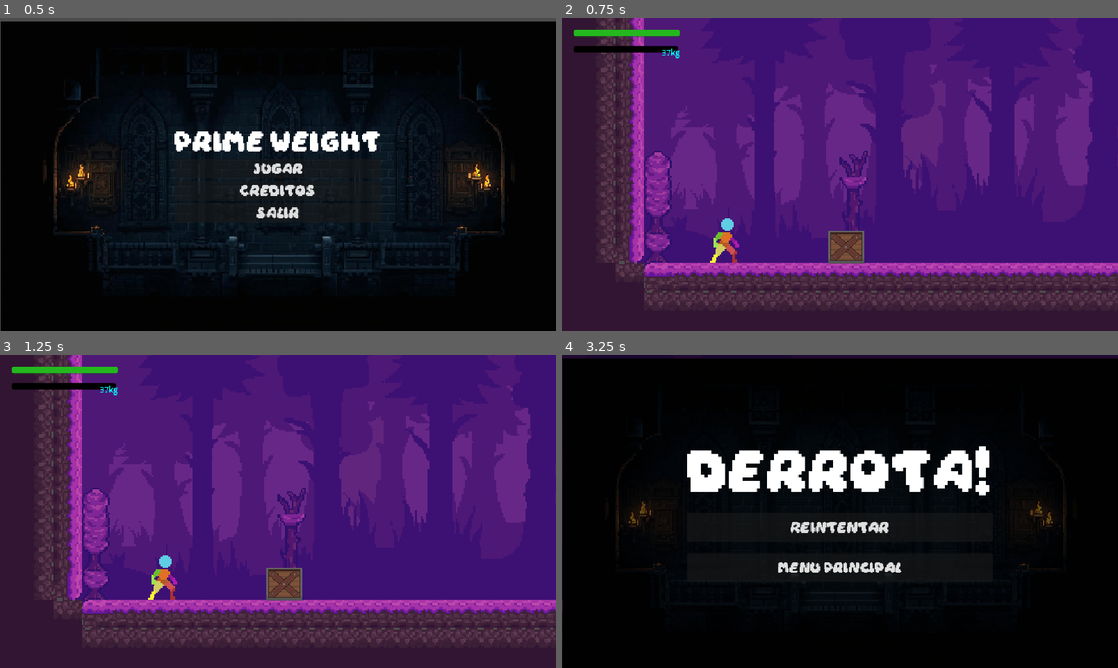
Above: before the commit, frames 1-4 (two rows, left to right).
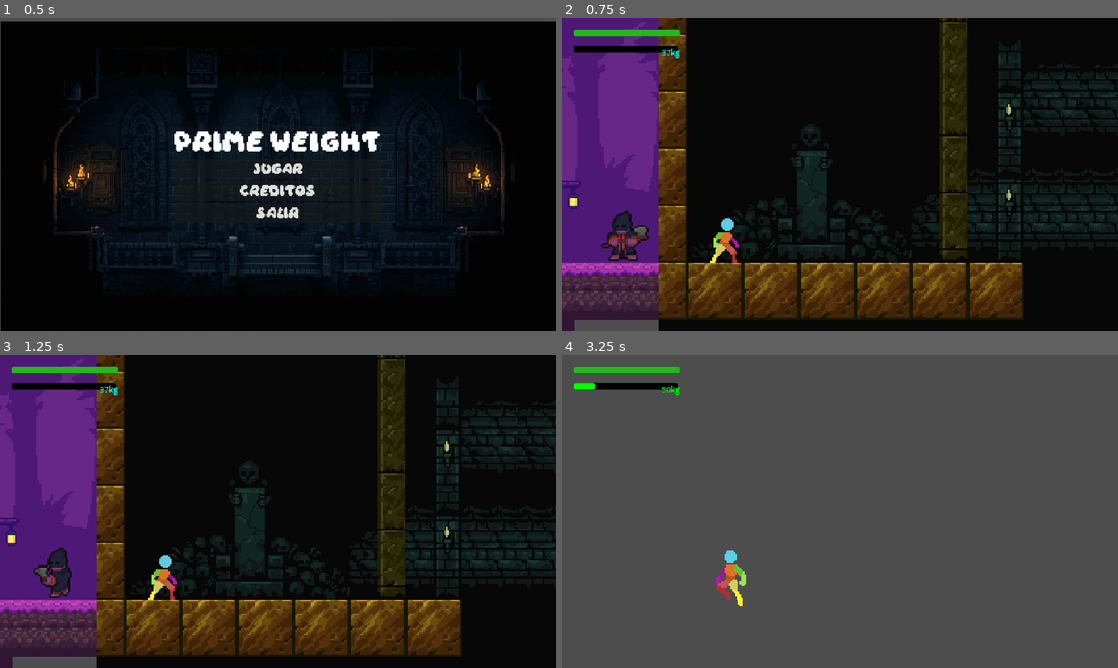
Above: after the commit, the same moments.

Repository: zeckless/Prime-MICh
Game: Godot game, scene res://Scenes/MainMenu.tscn
The game is run twice, just before and just after one commit, with the same random seed, the same clock (stepped at 60 frames per second) and the same inputs.
Inputs:
- Up to frame 1 (0.5 s): no input
- Up to frame 2 (0.75 s): click "Jugar" at 0.5 s
- Up to frame 3 (1.25 s): no input
- Up to frame 4 (3.25 s): tap Enter (ui_accept) at 1.25, 1.52, 2.27 s; hold Q (decrease_weight) 1.28-2.03 s; hold Right (ui_right) 1.28-2.78 s; tap E (increase_weight) at 2.1 s; hold Left (ui_left) from 2.78 s (still down); hold F (interact) from 2.78 s (still down)

Frame 1 is identical in both runs. In frame 2, 96% of the frame differs, in the area x 0-100%, y 0-100%; in frame 3, 96%; in frame 4, 100%.

Commit message:
Update mundo.tscn

Diff:
--- a/Scenes/mundo.tscn
+++ b/Scenes/mundo.tscn
@@ -3272,7 +3272,7 @@
 layer_0/tile_data = PackedInt32Array(15, 7, 1342177281, 131070, 7, 1342177281, 131071, 7, 1342177281, 65536, 7, 1342177 …(67035 unchanged characters)…
 
 [node name="player" parent="." instance=ExtResource("2_uqtxj")]
-position = Vector2(-65.90152, 0)
+position = Vector2(565.3657, -1.1381807)
 scale = Vector2(1.0440896, 1.1070733)
 
 [node name="Camera2D" type="Camera2D" parent="player"]
